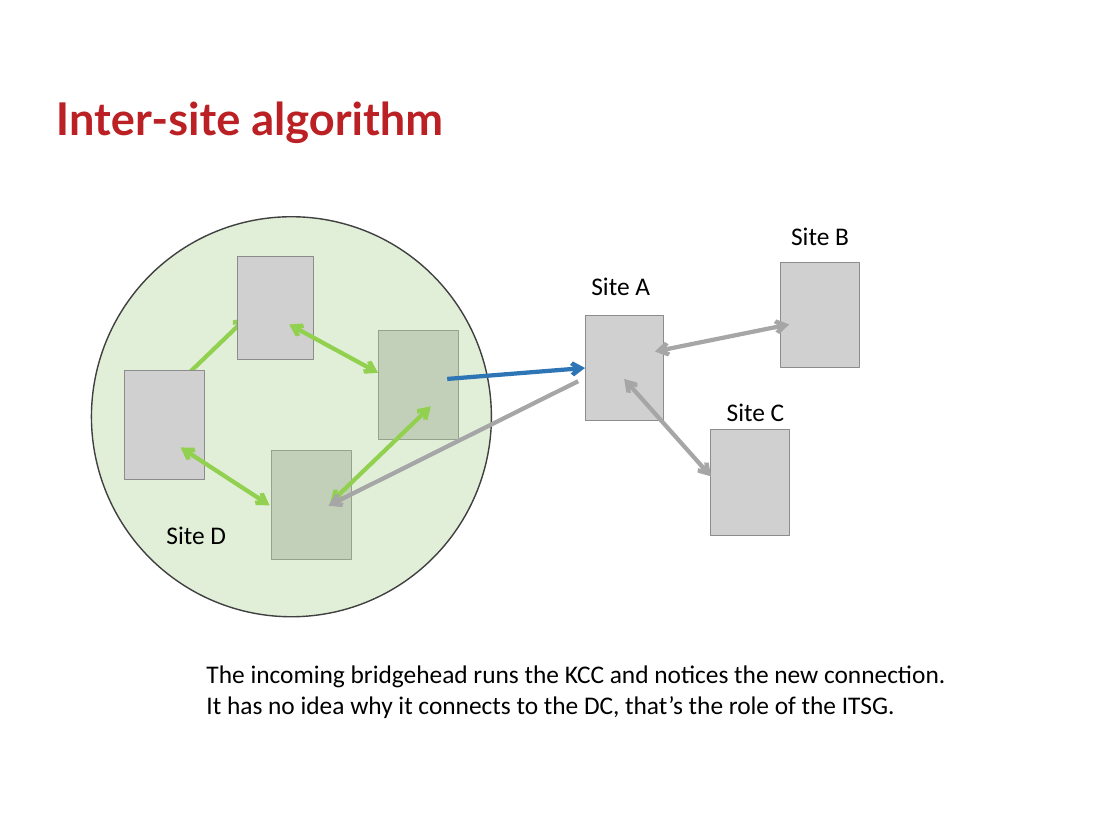
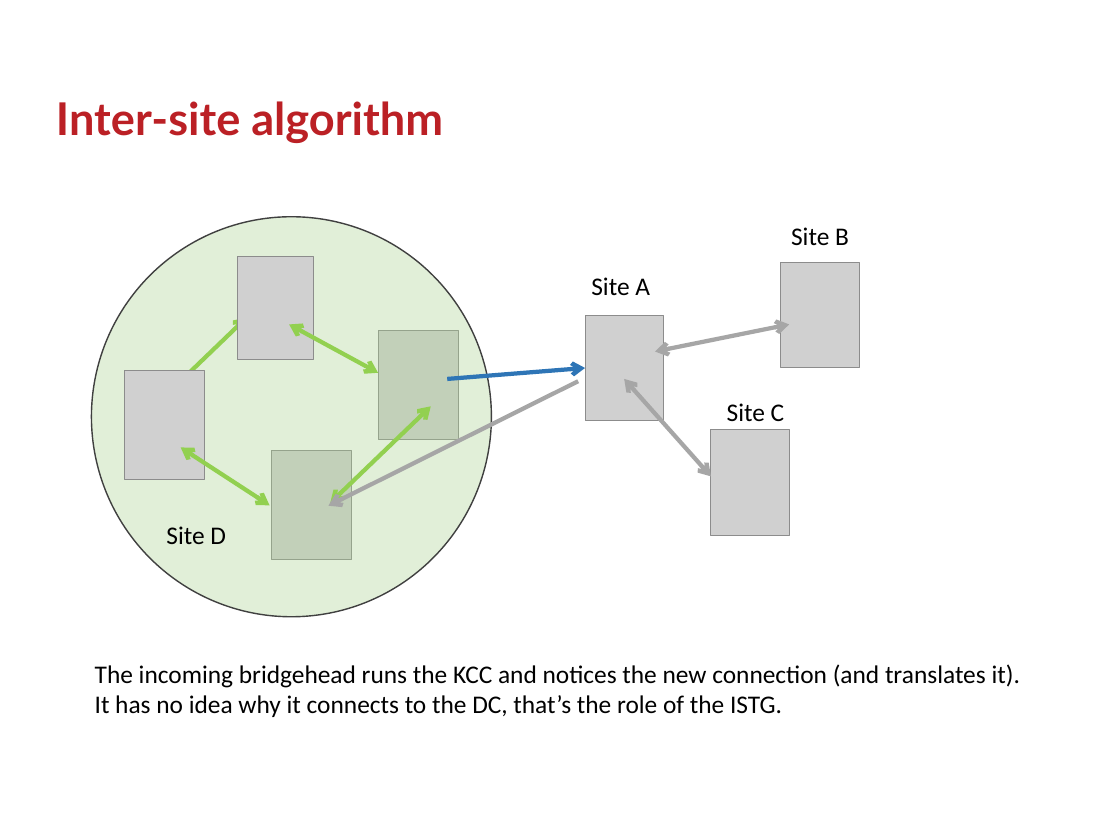
Before and after one commit to GSam/Slides, a slide deck: slide 25 of Samba KCC.pptx. Drawn at 1120x840 pixels with LibreOffice and Linux fonts; fonts in the diff are those of the drawing; grey boxes stand for pictures; background and template pictures are left out. Boxes give left, top, right and bottom in pixels: in the first picture for what was removed or moved away, otherwise in the second. Text is boxed around its words. In the diff, an @@ line names an element or a change of style, - is before the commit and + after.

```diff
--- a/Samba KCC.pptx
+++ b/Samba KCC.pptx
@@ text at bbox=[95, 664, 1020, 717]: text changed @@
-The incoming bridgehead runs the KCC and notices the new connection.
-It has no idea why it connects to the DC, that’s the role of the ITSG.
+The incoming bridgehead runs the KCC and notices the new connection (and translates it).
+It has no idea why it connects to the DC, that’s the role of the ISTG.
```
Also in this commit, not shown: 13 other slides changed, 11 slides added, 7 slides removed, 1 other file.
